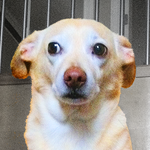
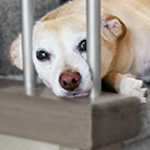
Comparing the layer stacks of the two 150×150 images. Changes:
added layer "Layer 5" above "Layer 2" over [0, 0, 150, 150]
